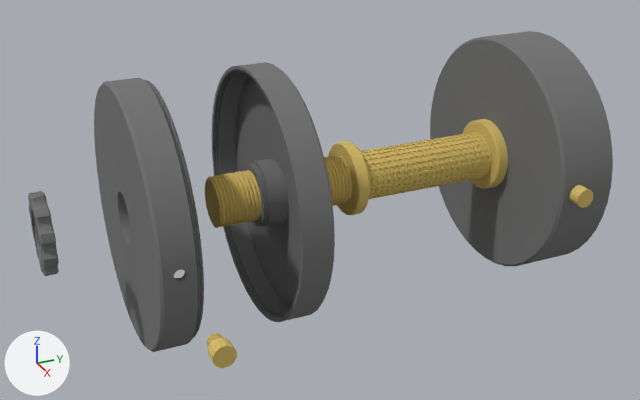
An edit to the glTF model modele/glb/Dumbbell all.glb, drawn before and after from the same camera.
One viewpoint serves both versions: a 50 mm lens placed at (2.276, -1.193, 1.154), pointed at (-0.058, -0.143, -0.013). Arrows for +X, +Y and +Z are at lower left; the lights stay in place. The first picture is the older version. Vertices at exactly the same position are counted once.

Objects in the first picture: 'root'.
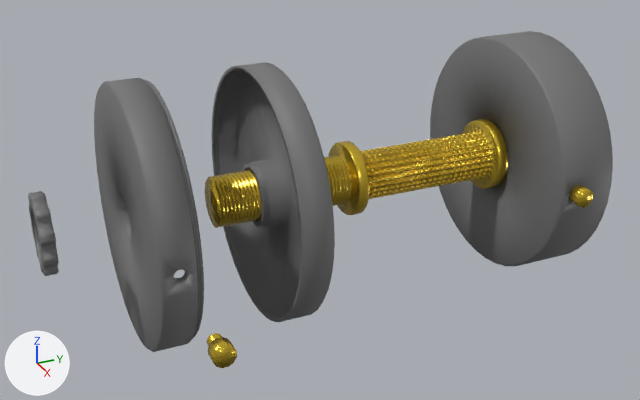
Boxes [x1, y1, x2, y2] around the edits, measured in the pictures (640 x 400 px):
'root', recoloured, surface changed, shading changed
    both: [29, 39, 613, 368]
part 1 of me_mesh, shading changed
    both: [29, 39, 594, 368]

The change, as a list of edits to the scene's bpy script:
```text
Change mat_powłoka___azotek_tytanu:
    mat_powłoka___azotek_tytanu.base_color: (0.659, 0.49, 0.133) -> (0.728, 0.509, 0.0451)  # yellow #d4ba66 -> yellow #debd3c
    mat_powłoka___azotek_tytanu.roughness: 0.95 -> 0.25
    mat_powłoka___azotek_tytanu.metallic: 0.0 -> 0.85
Change me_mesh:
    where me_mesh.from_pydata(...)  # 26808 vertices, 53792 faces; spans x -0.56..0.56, y -1.0..1.0, z -0.41..0.41
    used by ob_root; location = (0.0, 0.0, 0.0)
    me_mesh part 1: all faces are now shaded smooth (4870 of 53792 changed)
```
